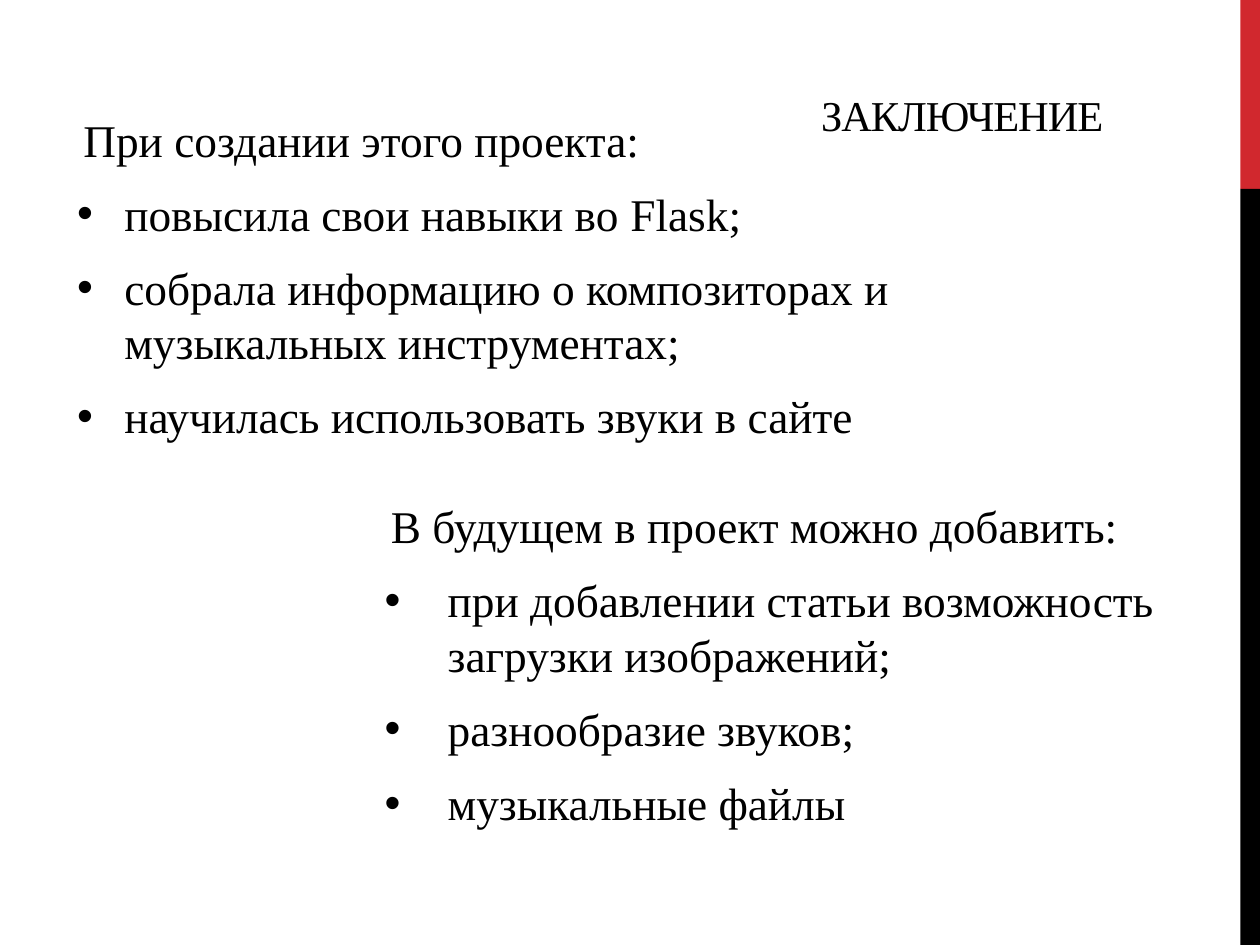
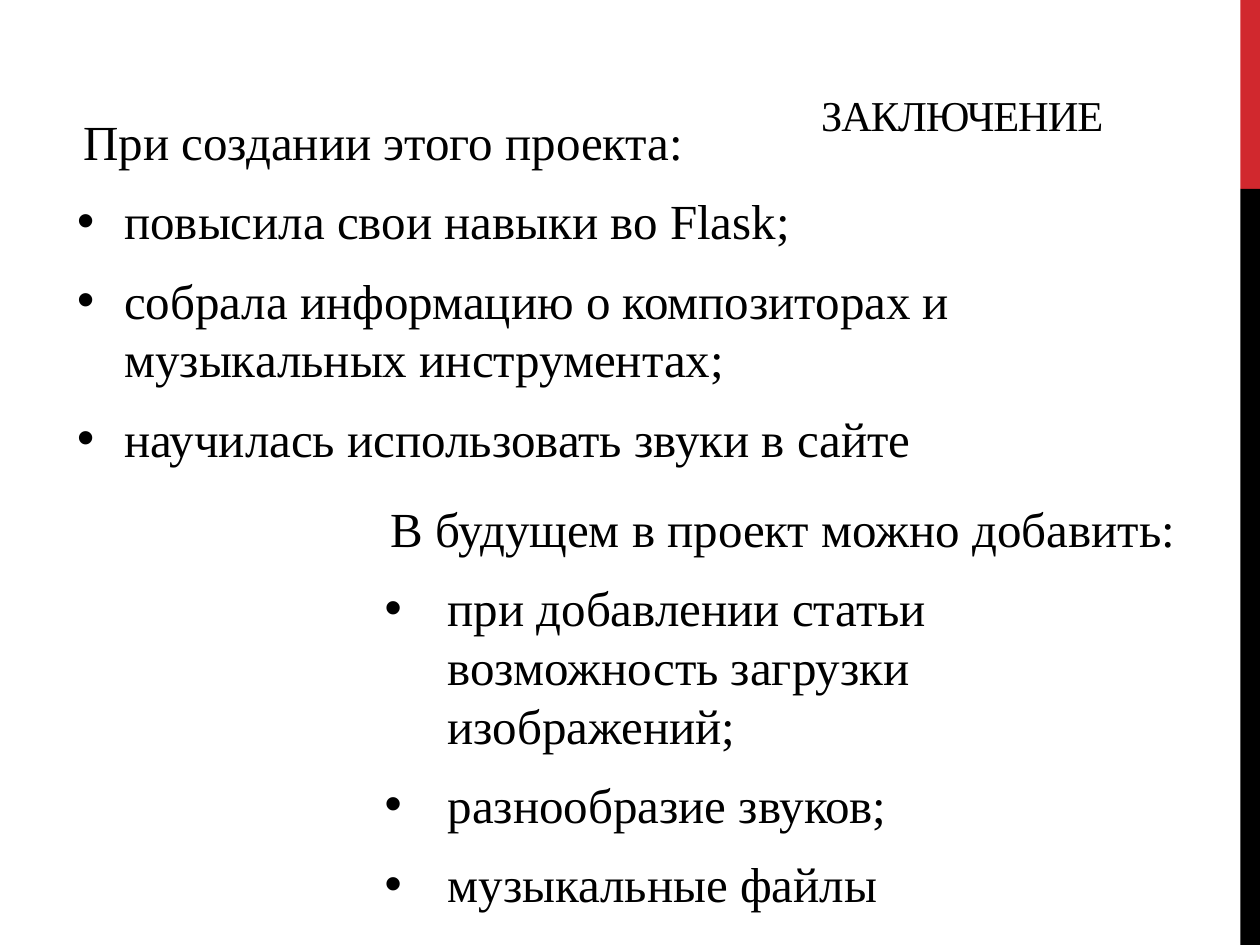
Before and after one commit to 1-Inna-1/project_web, a slide deck: slide 12 of web.pptx. Drawn at 1260x945 pixels with LibreOffice and Linux fonts; fonts in the diff are those of the drawing. Boxes give left, top, right and bottom in pixels: in the first picture for what was removed or moved away, otherwise in the second. Text is boxed around its words. In the diff, an @@ line names an element or a change of style, - is before the commit and + after.

```diff
--- a/web.pptx
+++ b/web.pptx
@@ text "При создании этого проекта:" at [83, 128, 949, 466]: size 25.9 to 28 pt @@
@@ text "В будущем в проект можно ..." at [391, 512, 1176, 912]: size 25.9 to 28 pt @@
```
Also in this commit, not shown: 3 other slides changed.
